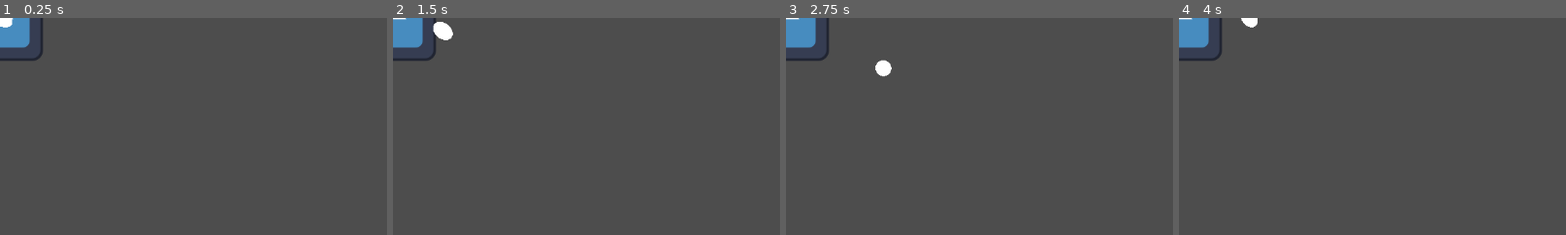
Above: before the commit, frames 1-4 (left to right).
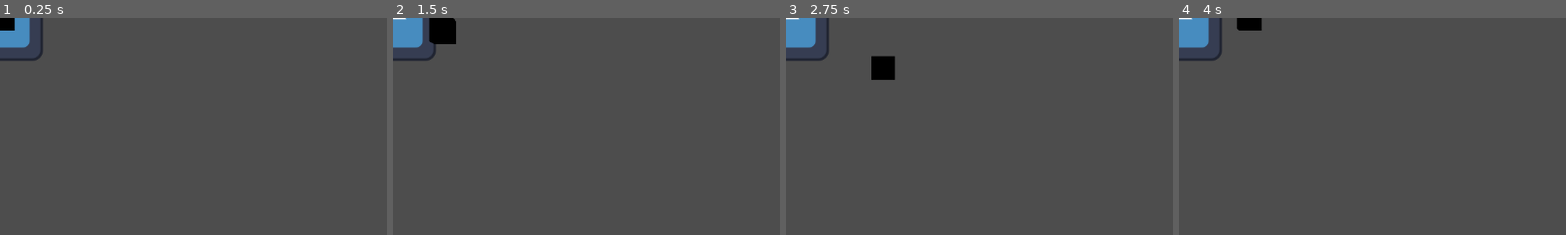
Above: after the commit, the same moments.

Repository: ethantstanger/orbital-space-controller
Game: Godot game, scene res://subscreen/subscreen.tscn
The game is run twice, just before and just after one commit, with the same random seed, the same clock (stepped at 60 frames per second) and the same inputs. The engine's default icon, where the game draws it, is replaced by a stand-in: a white triangle on a blue panel in a dark square.
Inputs (mouse positions are % of the whole screen's width and height, from its top left):
- Up to frame 1 (0.25 s): no input
- Up to frame 2 (1.5 s): tap Enter at 0.5 s; move the mouse to (72, 45) at 0.52 s; hold D (right) 0.53-1.28 s; move the mouse to (30, 55) at 1.27 s; hold S (down) from 1.28 s (still down)
- Up to frame 3 (2.75 s): move the mouse to (60, 28) at 2.02 s; release S (down) at 2.03 s; hold D (right) from 2.03 s (still down)
- Up to frame 4 (4 s): move the mouse to (45, 70) at 2.77 s; release D (right) at 2.78 s; hold W (up) 2.78-3.53 s; move the mouse to (80, 65) at 3.52 s; hold A (left) from 3.53 s (still down)
The pictures show only the part of the screen within x 0-50%, y 0-50%; the shares and areas given below are measured in that part.

The runs differ from the first frame. In frame 1, 0.2% of the frame differs, in the area x 0-5%, y 0-6%; in frame 2, 0.8%, in the area x 9-17%, y 0-13%; in frame 3, 0.7%; in frame 4, 0.4%.

Commit message:
hand position is flat against y plane

Diff:
--- a/objects/hand/hand.gd
+++ b/objects/hand/hand.gd
@@ -12,7 +12,17 @@
 
 func _physics_process(DELTA: float) -> void:
 	update_viewport_position(DELTA)
-	position = get_viewport().get_camera_3d().project_position(viewport_position, 5.0)
+
+func _process(_DELTA: float) -> void:
+	position = get_hand_position()
 
 func update_viewport_position(DELTA: float) -> void:
 	viewport_position += Input.get_vector("left", "right", "up", "down") * 100 * DELTA
+
+func get_hand_position() -> Vector3:
+	var CAMERA := get_viewport().get_camera_3d()
+	var from = CAMERA.project_ray_origin(viewport_position)
+	var dir = CAMERA.project_ray_normal(viewport_position)
+	var Y_POSITION := 0.0
+	var t = (Y_POSITION - from.y) / dir.y
+	return from + dir * t
--- a/objects/hand/hand.tscn
+++ b/objects/hand/hand.tscn
@@ -1,16 +1,12 @@
-[gd_scene load_steps=4 format=3 uid="uid://xntl8ohpl6vh"]
+[gd_scene load_steps=3 format=3 uid="uid://xntl8ohpl6vh"]
 
 [ext_resource type="Script" uid="uid://c2hq7qmtwnxc1" path="res://objects/hand/hand.gd" id="1_0dbki"]
 
-[sub_resource type="StandardMaterial3D" id="StandardMaterial3D_0dbki"]
-shading_mode = 0
-
-[sub_resource type="SphereMesh" id="SphereMesh_0dbki"]
-material = SubResource("StandardMaterial3D_0dbki")
+[sub_resource type="BoxMesh" id="BoxMesh_0dbki"]
 
 [node name="Hand" type="Node3D"]
 script = ExtResource("1_0dbki")
 metadata/_custom_type_script = "uid://c2hq7qmtwnxc1"
 
 [node name="MeshInstance3D" type="MeshInstance3D" parent="."]
-mesh = SubResource("SphereMesh_0dbki")
+mesh = SubResource("BoxMesh_0dbki")
--- a/subscreen/subscreen.tscn
+++ b/subscreen/subscreen.tscn
@@ -26,6 +26,7 @@
 render_target_update_mode = 4
 
 [node name="Camera3D" type="Camera3D" parent="Foreground"]
-transform = Transform3D(1, 0, 0, 0, 1, 0, 0, 0, 1, 0, 0, 2.4106948)
+transform = Transform3D(1, 0, 0, 0, -4.371139e-08, 1, 0, -1, -4.371139e-08, 0, 15, 0)
+fov = 20.0
 
 [node name="Hand" parent="Foreground" instance=ExtResource("2_jndkm")]
